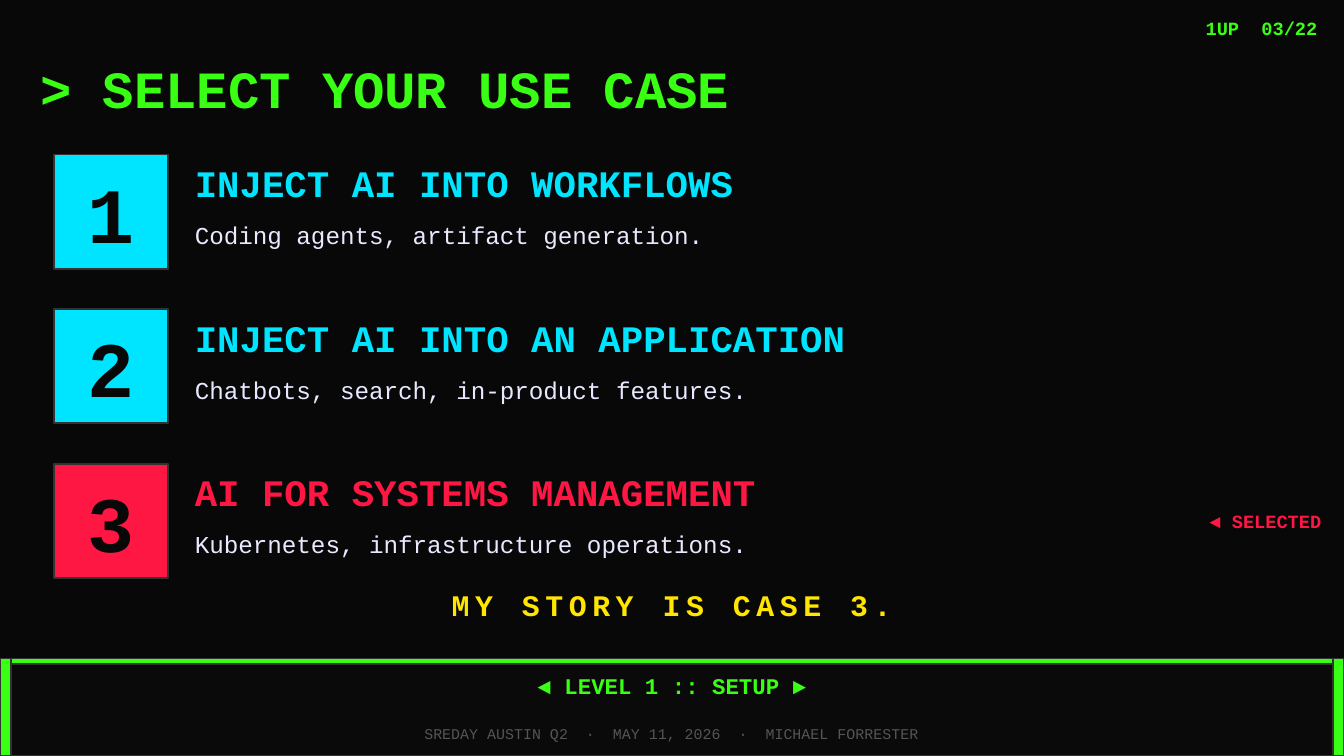
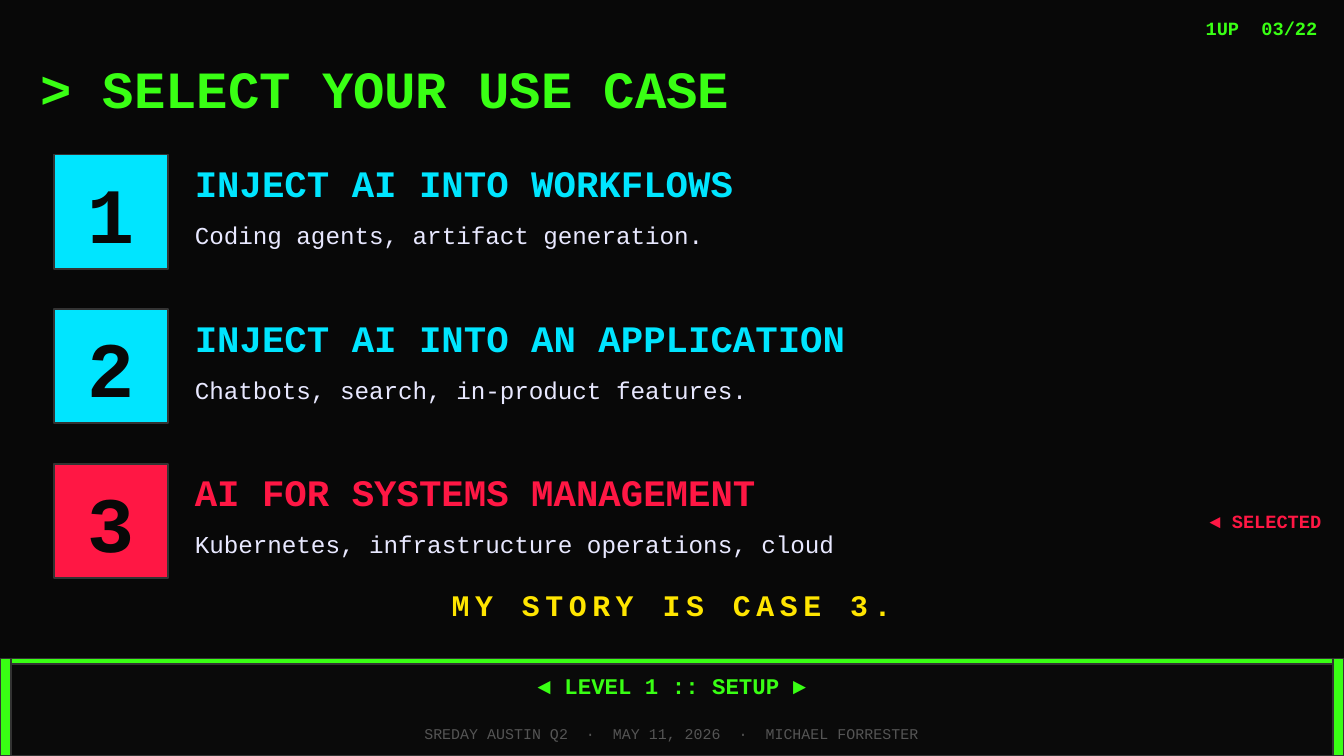
Before and after one commit to peopleforrester/SREday-Texas-2026, a slide deck: slide 3 of presentations/sreday-austin-2026-deck-arcade.pptx. Drawn at 1344x756 pixels with LibreOffice and Linux fonts; fonts in the diff are those of the drawing. Boxes give left, top, right and bottom in pixels: in the first picture for what was removed or moved away, otherwise in the second. Text is boxed around its words. In the diff, an @@ line names an element or a change of style, - is before the commit and + after.

```diff
--- a/presentations/sreday-austin-2026-deck-arcade.pptx
+++ b/presentations/sreday-austin-2026-deck-arcade.pptx
@@ text at [195,536,834,558]: text changed @@
-Kubernetes, infrastructure operations.
+Kubernetes, infrastructure operations, cloud
```
Also in this commit, not shown: 5 other slides changed, 1 slide removed.
